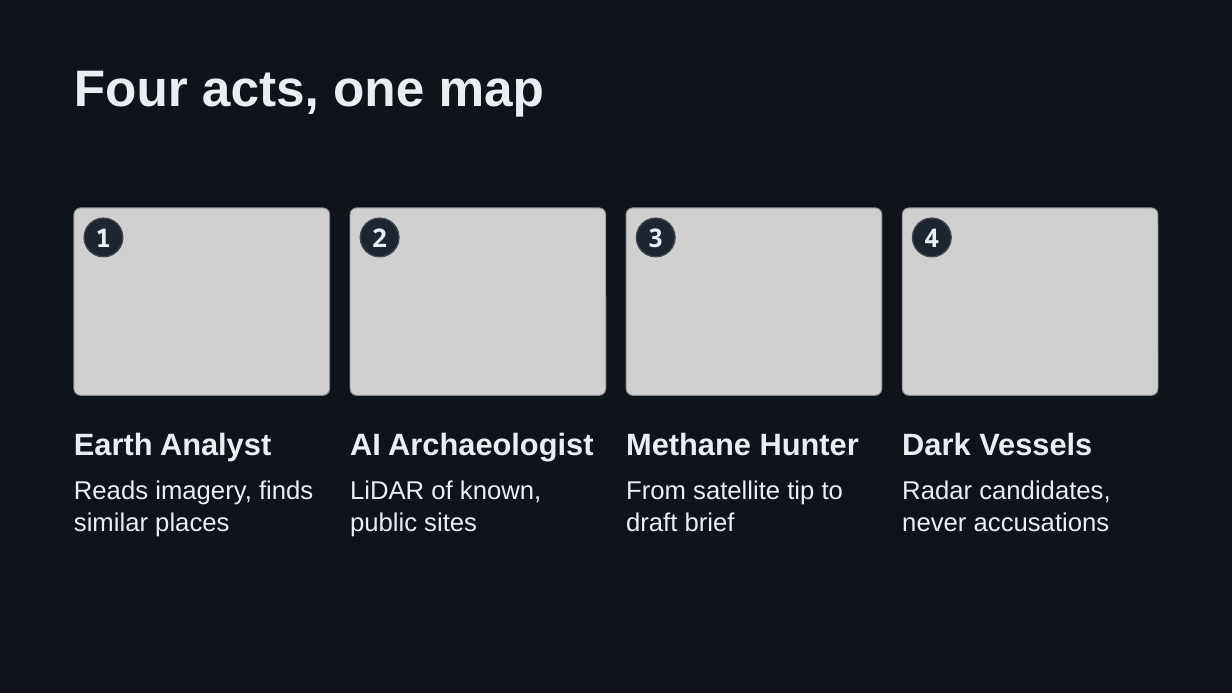
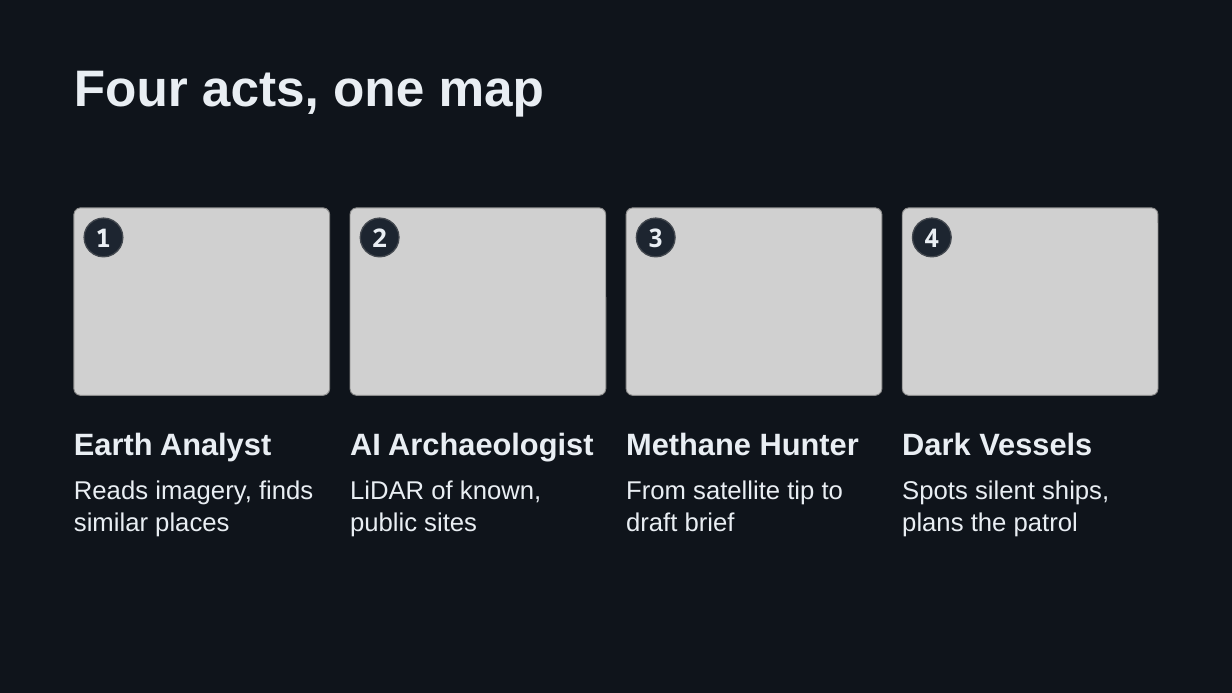
Before and after one commit to tatornator12/sample-geospatial-agent-on-aws, a slide deck: slide 3 of docs/demo/agentic-ai-for-earth-intro.pptx. Drawn at 1232x693 pixels with LibreOffice and Linux fonts; fonts in the diff are those of the drawing; grey boxes stand for pictures. Boxes give left, top, right and bottom in pixels: in the first picture for what was removed or moved away, otherwise in the second. Text is boxed around its words. In the diff, an @@ line names an element or a change of style, - is before the commit and + after.

```diff
--- a/docs/demo/agentic-ai-for-earth-intro.pptx
+++ b/docs/demo/agentic-ai-for-earth-intro.pptx
@@ text at [902, 480, 1109, 537]: text changed @@
-Radar candidates, never accusations
+Spots silent ships, plans the patrol
```
Also in this commit, not shown: 2 slides added, 1 slide removed, 9 other files.
